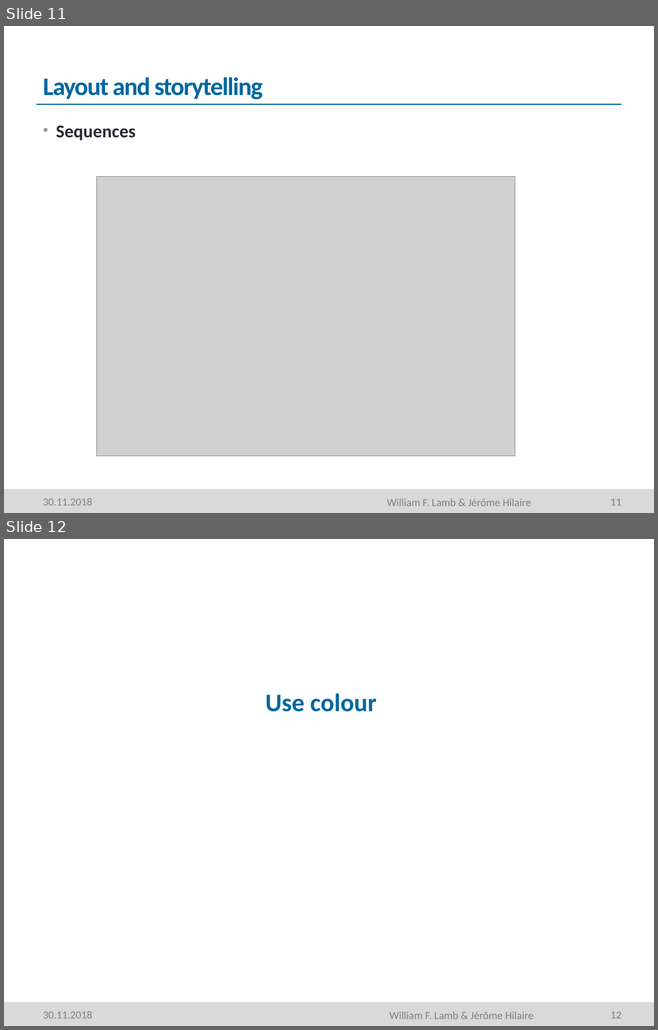
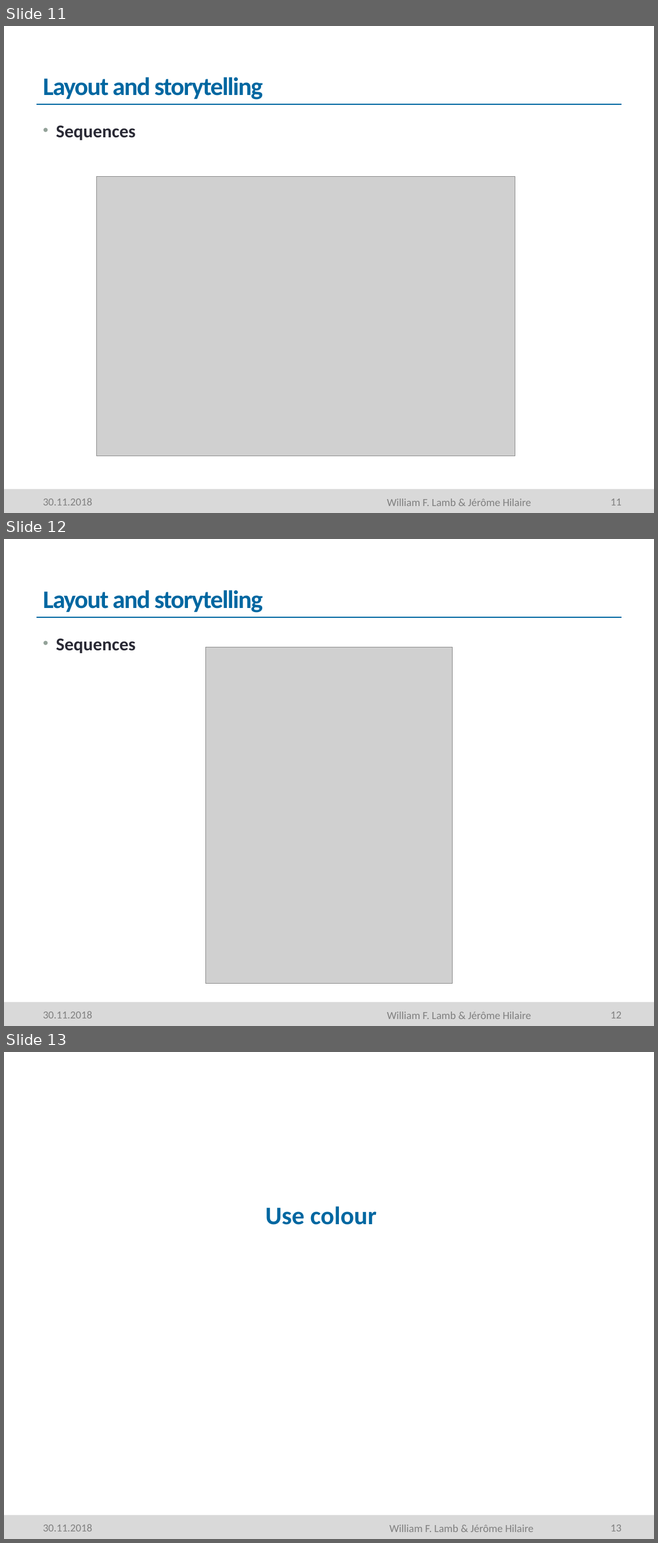
Before and after one commit to mcc-apsis/figures, a slide deck: Resources/Seminar part 1.pptm. Shown one above the other, each under a label of ours: slides 11 and 12 before the commit, slides 11, 12 and 13 after it. The pictures are 658x1030 and 658x1543 pixels, drawn with LibreOffice and Linux fonts; fonts in the diff are those of the drawing; grey boxes stand for pictures; background and template pictures are left out. Boxes give left, top, right and bottom in pixels: in the first picture for what was removed or moved away, otherwise in the second. Text is boxed around its words. In the diff, an @@ line names an element or a change of style, - is before the commit and + after.

```diff
--- a/Resources/Seminar part 1.pptm
+++ b/Resources/Seminar part 1.pptm
@@ slide 12 added at (x1=4, y1=539, x2=654, y2=1026), background #FFFFFF; not listed: 5 template elements that a slide beside it also shows @@
@@ title added at (x1=43, y1=590, x2=263, y2=613), 28 pt, text #0067A1, bold @@
+Layout and storytelling
@@ text added at (x1=56, y1=638, x2=136, y2=653), 20 pt, text #292934, bold @@
+• Sequences
@@ picture added at (x1=206, y1=647, x2=452, y2=984) @@
@@ what was slide 12 is now slide 13 @@
@@ page number at (x1=610, y1=1525, x2=621, y2=1532): text changed @@
-12
+13
```
Also in this commit, not shown: 1 slide changed, 2 other files.
